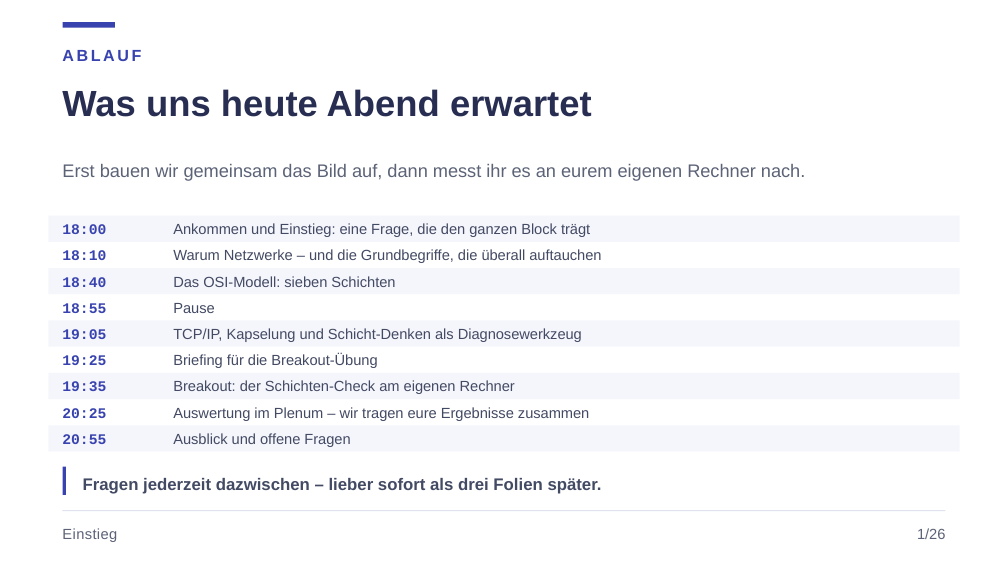
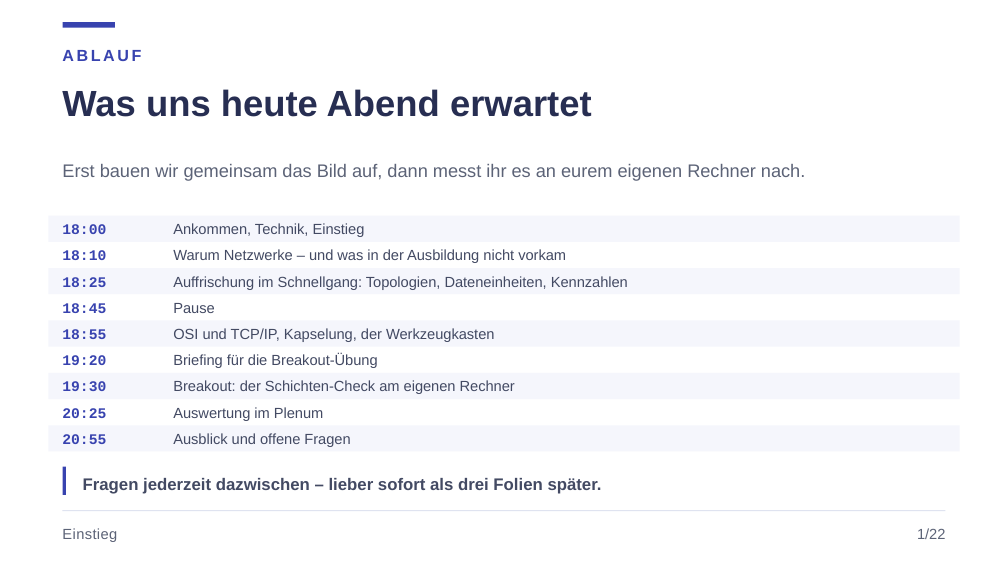
Before and after one commit to JacobMenge/kurs-unterlagen, a slide deck: slide 2 of folien/dist/01-netzwerke-grundlagen.pptx. Drawn at 1008x567 pixels with LibreOffice and Linux fonts; fonts in the diff are those of the drawing. Boxes give left, top, right and bottom in pixels: in the first picture for what was removed or moved away, otherwise in the second. Text is boxed around its words. In the diff, an @@ line names an element or a change of style, - is before the commit and + after.

Commit message:
netzwerke: schaubilder statt textkarten, befehle je betriebssystem getrennt, online-kontext korrigiert

```diff
--- a/folien/dist/01-netzwerke-grundlagen.pptx
+++ b/folien/dist/01-netzwerke-grundlagen.pptx
@@ text at box(173, 223, 365, 237): text changed @@
-Ankommen und Einstieg: eine Frage, die den ganzen Block trägt
+Ankommen, Technik, Einstieg
@@ text at box(173, 249, 566, 263): text changed @@
-Warum Netzwerke – und die Grundbegriffe, die überall auftauchen
+Warum Netzwerke – und was in der Ausbildung nicht vorkam
@@ text at box(62, 277, 106, 287): text changed @@
-18:40
+18:25
@@ text at box(173, 276, 628, 290): text changed @@
-Das OSI-Modell: sieben Schichten
+Auffrischung im Schnellgang: Topologien, Dateneinheiten, Kennzahlen
@@ text at box(62, 303, 106, 313): text changed @@
-18:55
+18:45
@@ text at box(62, 329, 106, 339): text changed @@
-19:05
+18:55
@@ text at box(173, 328, 495, 342): text changed @@
-TCP/IP, Kapselung und Schicht-Denken als Diagnosewerkzeug
+OSI und TCP/IP, Kapselung, der Werkzeugkasten
@@ text at box(62, 355, 106, 365): text changed @@
-19:25
+19:20
@@ text at box(62, 381, 106, 391): text changed @@
-19:35
+19:30
@@ text at box(173, 407, 324, 421): text changed @@
-Auswertung im Plenum – wir tragen eure Ergebnisse zusammen
+Auswertung im Plenum
@@ text at box(917, 528, 945, 539): text changed @@
-1/26
+1/22
```
Also in this commit, not shown: 16 other slides changed, 6 slides added, 10 slides removed, 22 other files.
